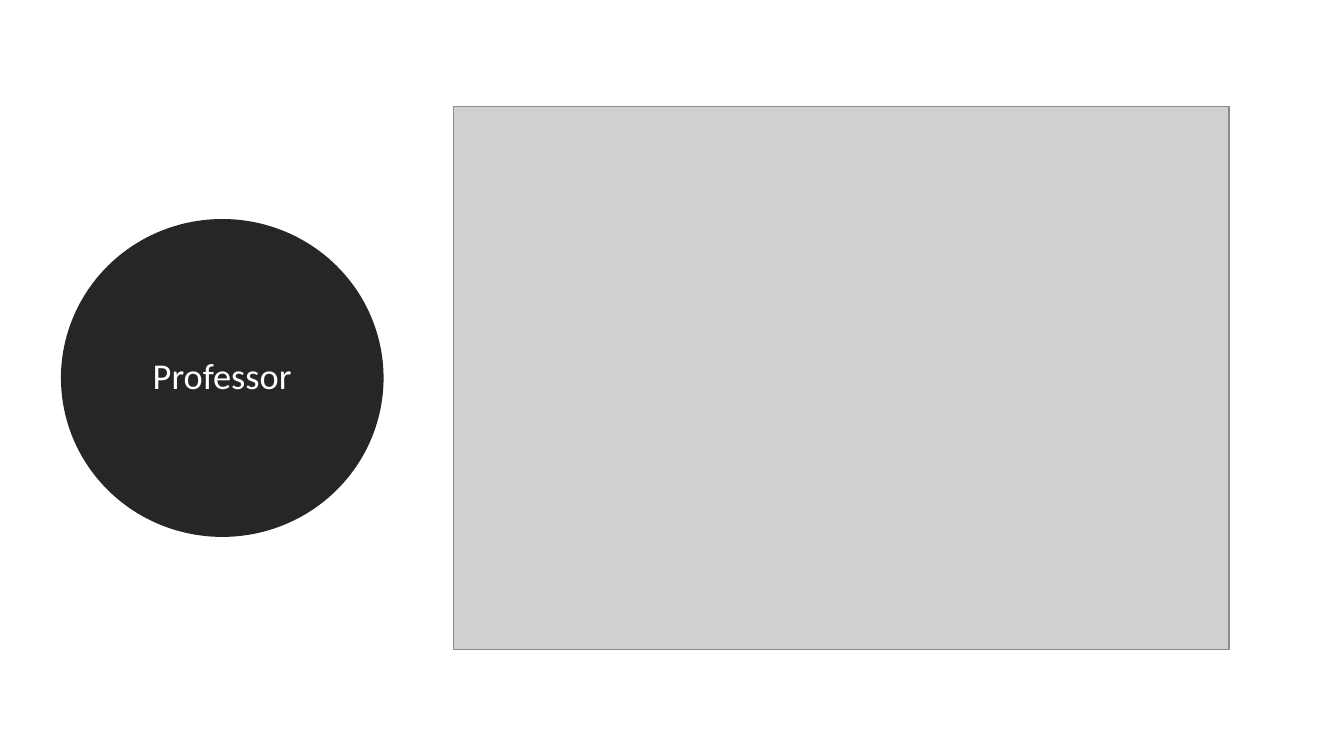
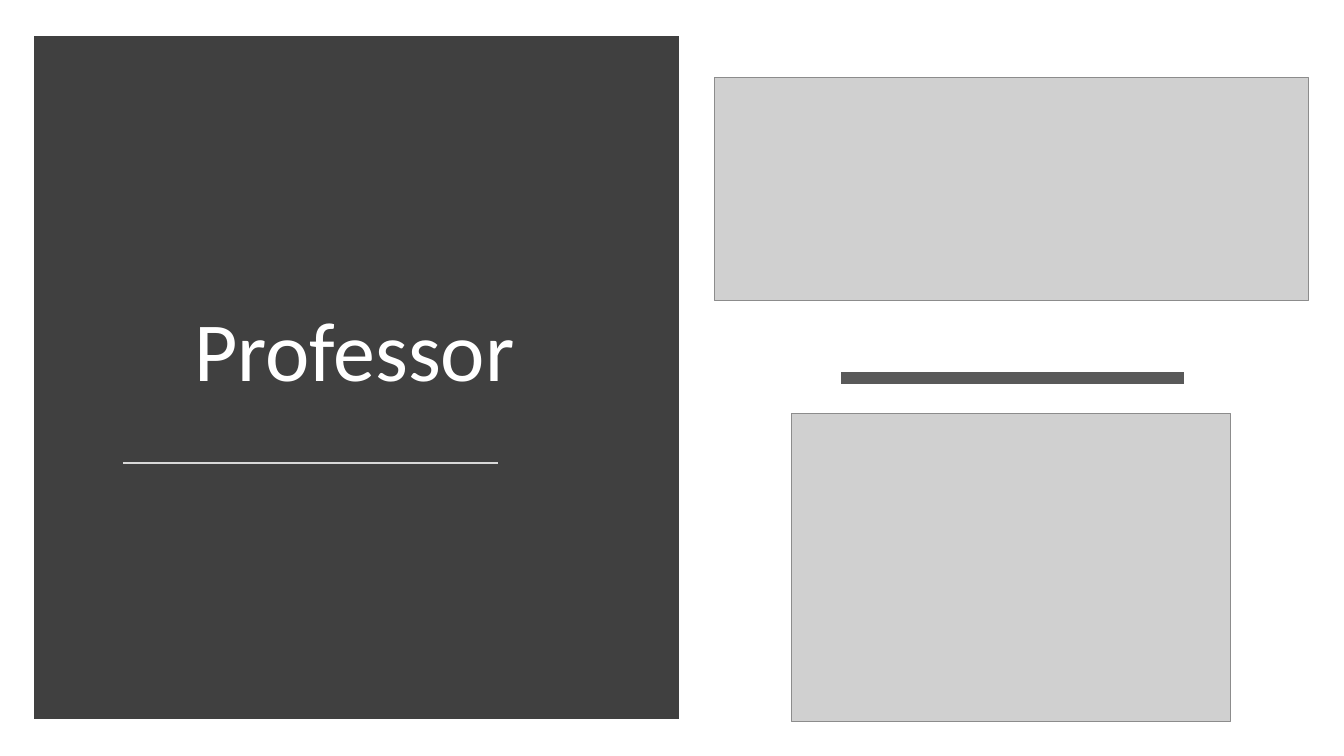
Before and after one commit to giraudgabriel/Projeto-Antenas, a slide deck: slide 41 of diagramas/Requisitos.pptx (slide 40 before the commit). Drawn at 1344x756 pixels with LibreOffice and Linux fonts; fonts in the diff are those of the drawing; grey boxes stand for pictures. Boxes give left, top, right and bottom in pixels: in the first picture for what was removed or moved away, otherwise in the second. Text is boxed around its words. In the diff, an @@ line names an element or a change of style, - is before the commit and + after.

```diff
--- a/diagramas/Requisitos.pptx
+++ b/diagramas/Requisitos.pptx
@@ rectangle added at (41,43,673,713), fill #404040, outline #404040 10 pt @@
@@ picture added at (715,78,1309,300) @@
@@ ellipse "Professor": place and size @@
-ellipse "Professor" at (71,229,374,527)
+ellipse "Professor" at (112,116,604,455)
@@ ellipse "Professor" at (112,116,604,455): size 26 to 60 pt; alignment centre to left; vertical alignment middle to bottom; fill #262626 to none; outline #262626 13.75 pt to none @@
@@ line added from (841, 378) to (1184, 378), #595959 8 pt @@
@@ picture: place and size @@
-picture at (454,106,1229,649)
+picture at (791,413,1231,722)
@@ line added from (123, 464) to (498, 464), #D9D9D9 1.75 pt @@
```
Also in this commit, not shown: 18 other slides changed, 1 slide added, 1 slide removed, 1 other file.
